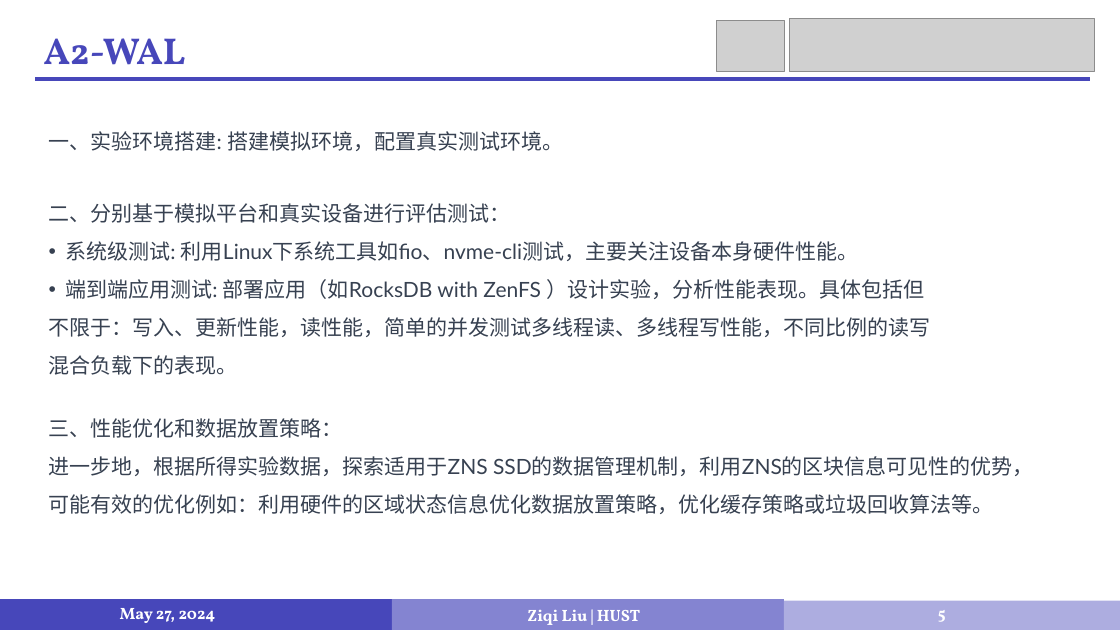
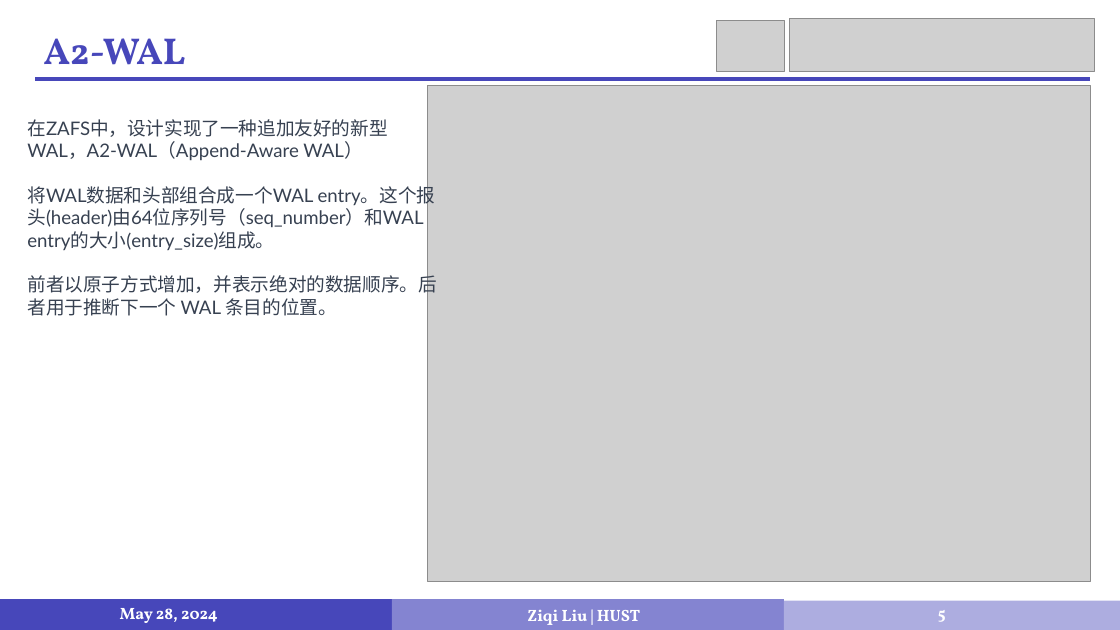
Before and after one commit to LiuziqiOvO/md, a slide deck: slide 5 of 毕设/毕设答辩.pptx. Drawn at 1120x630 pixels with LibreOffice and Linux fonts; fonts in the diff are those of the drawing; grey boxes stand for pictures. Boxes give left, top, right and bottom in pixels: in the first picture for what was removed or moved away, otherwise in the second. Text is boxed around its words. In the diff, an @@ line names an element or a change of style, - is before the commit and + after.

```diff
--- a/毕设/毕设答辩.pptx
+++ b/毕设/毕设答辩.pptx
@@ picture added at (428, 86, 1091, 581) @@
@@ text added at (27, 119, 437, 316), 16 pt, text #374151 @@
+在ZAFS中，设计实现了一种追加友好的新型WAL，A2-WAL（Append-Aware WAL）
+将WAL数据和头部组合成一个WAL entry。这个报头(header)由64位序列号（seq_number）和WAL entry的大小(entry_size)组成。
+前者以原子方式增加，并表示绝对的数据顺序。后者用于推断下一个 WAL 条目的位置。
@@ text removed at (49, 131, 563, 151) @@
-一、实验环境搭建: 搭建模拟环境，配置真实测试环境。
@@ text removed at (49, 203, 931, 375) @@
-二、分别基于模拟平台和真实设备进行评估测试：
-• 系统级测试: 利用Linux下系统工具如fio、nvme-cli测试，主要关注设备本身硬件性能。
-• 端到端应用测试: 部署应用（如RocksDB with ZenFS ）设计实验，分析性能表现。具体包括但不限于：写入、更新性能，读性能，简单的并发测试多线程读、多线程写性能，不同比例的读写混合负载下的表现。
@@ text removed at (49, 418, 1034, 514) @@
-三、性能优化和数据放置策略：
-进一步地，根据所得实验数据，探索适用于ZNS SSD的数据管理机制，利用ZNS的区块信息可见性的优势，可能有效的优化例如：利用硬件的区域状态信息优化数据放置策略，优化缓存策略或垃圾回收算法等。
@@ text at (120, 608, 218, 623): text changed @@
-May 27, 2024
+May 28, 2024
```
Also in this commit, not shown: 8 other slides changed, 1 slide removed, 1 other file.
